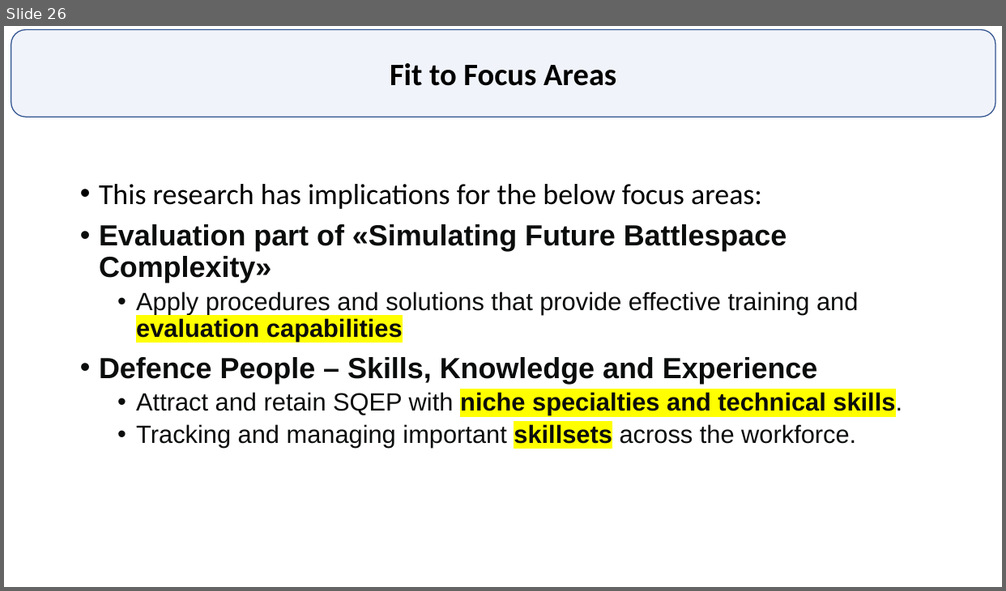
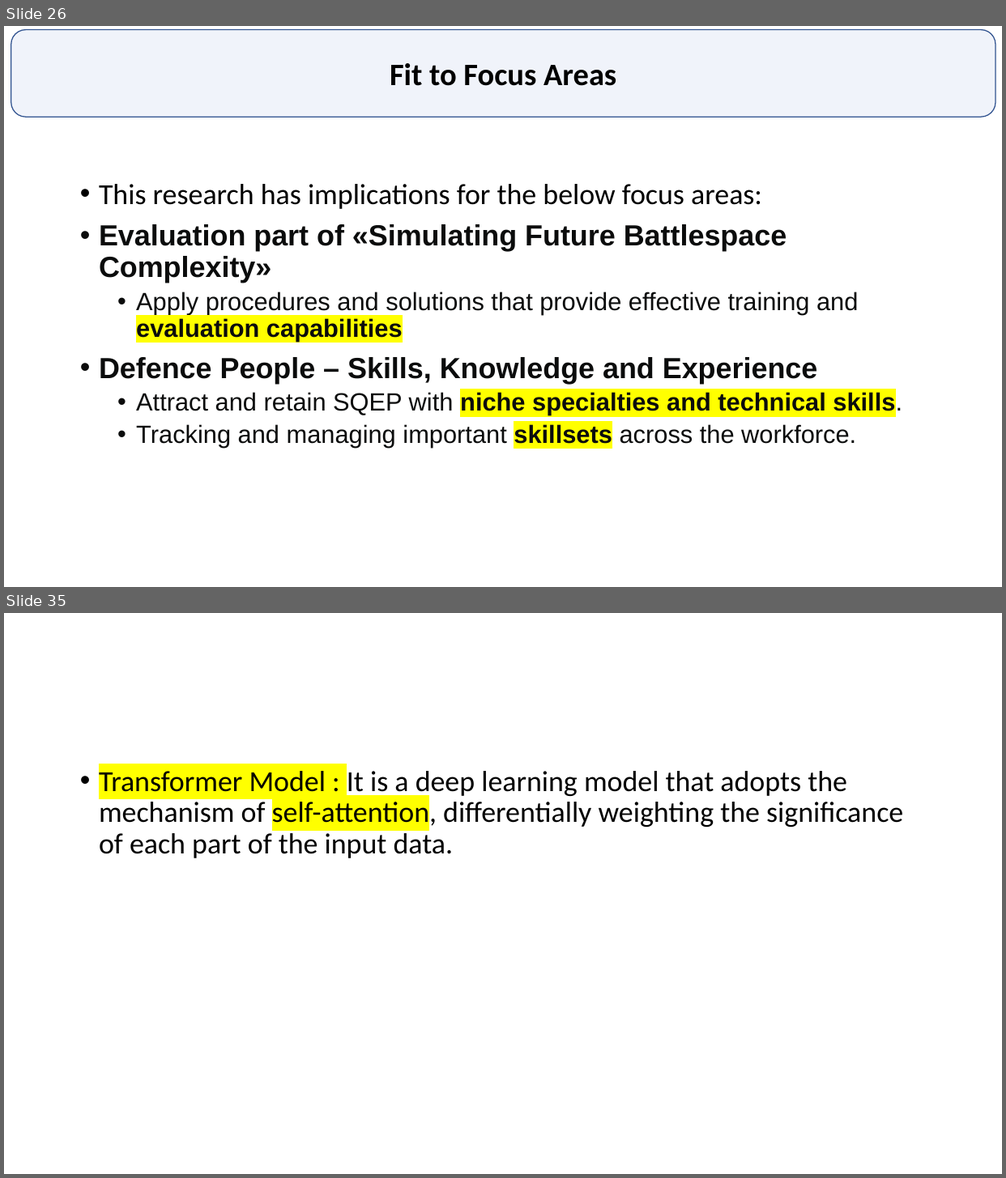
Before and after one commit to GurkanGitHub/PhD, a slide deck: PhD Discussion.pptx. Shown one above the other, each under a label of ours: slide 26 before the commit, slides 26 and 35 after it; the slides between them are not shown. The pictures are 1006x591 and 1006x1178 pixels, drawn with LibreOffice and Linux fonts; fonts in the diff are those of the drawing. Boxes give left, top, right and bottom in pixels: in the first picture for what was removed or moved away, otherwise in the second. Text is boxed around its words. In the diff, an @@ line names an element or a change of style, - is before the commit and + after.

```diff
--- a/PhD Discussion.pptx
+++ b/PhD Discussion.pptx
@@ slide 35 added at box(4, 613, 1002, 1174), background #FFFFFF @@
@@ text added at box(99, 771, 903, 858), 28 pt, text #000000 @@
+• Transformer Model : It is a deep learning model that adopts the mechanism of self-attention, differentially weighting the significance of each part of the input data.
```
Also in this commit, not shown: 3 slides changed, 5 other slides added, 5 other files.
